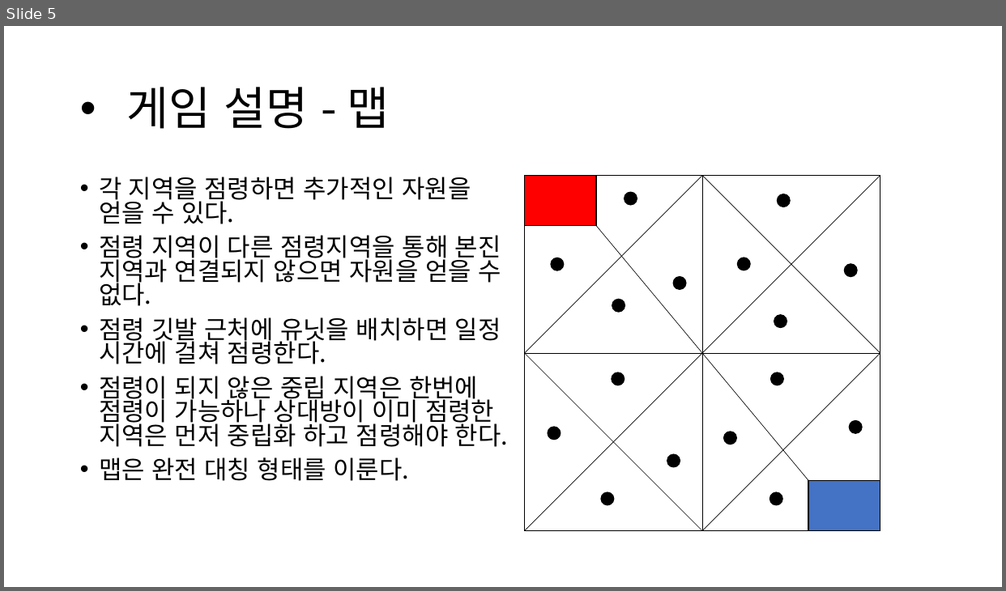
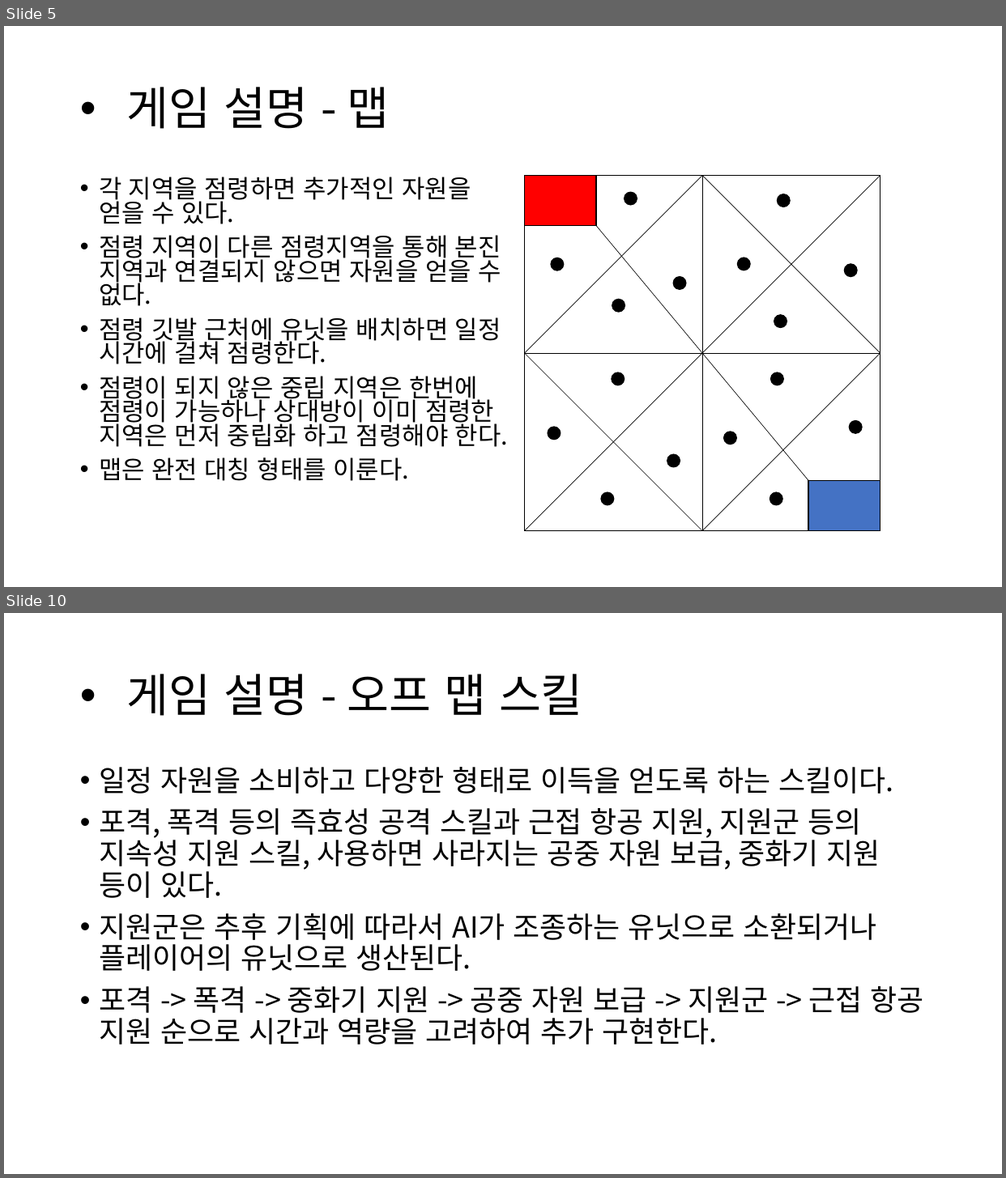
Before and after one commit to Kim2Kang/Documents, a slide deck: 제안서/강태규/졸업작품_제안서_2.0.0ver.pptx. Shown one above the other, each under a label of ours: slide 5 before the commit, slides 5 and 10 after it; the slides between them are not shown. The pictures are 1006x591 and 1006x1178 pixels, drawn with LibreOffice and Linux fonts; fonts in the diff are those of the drawing. Boxes give left, top, right and bottom in pixels: in the first picture for what was removed or moved away, otherwise in the second. Text is boxed around its words. In the diff, an @@ line names an element or a change of style, - is before the commit and + after.

```diff
--- a/제안서/강태규/졸업작품_제안서_2.0.0ver.pptx
+++ b/제안서/강태규/졸업작품_제안서_2.0.0ver.pptx
@@ slide 10 added at bbox=[4, 613, 1002, 1174], background #FFFFFF @@
@@ title added at bbox=[127, 674, 583, 716], 44 pt, text #000000 @@
+• 게임 설명 - 오프 맵 스킬
@@ text added at bbox=[99, 767, 924, 1045], 28 pt, text #000000 @@
+• 일정 자원을 소비하고 다양한 형태로 이득을 얻도록 하는 스킬이다.
+• 포격, 폭격 등의 즉효성 공격 스킬과 근접 항공 지원, 지원군 등의 지속성 지원 스킬, 사용하면 사라지는 공중 자원 보급, 중화기 지원 등이 있다.
+• 지원군은 추후 기획에 따라서 AI가 조종하는 유닛으로 소환되거나 플레이어의 유닛으로 생산된다.
+• 포격 -> 폭격 -> 중화기 지원 -> 공중 자원 보급 -> 지원군 -> 근접 항공 지원 순으로 시간과 역량을 고려하여 추가 구현한다.
```
Also in this commit, not shown: 4 slides changed, 1 other slide added, 2 other files.
